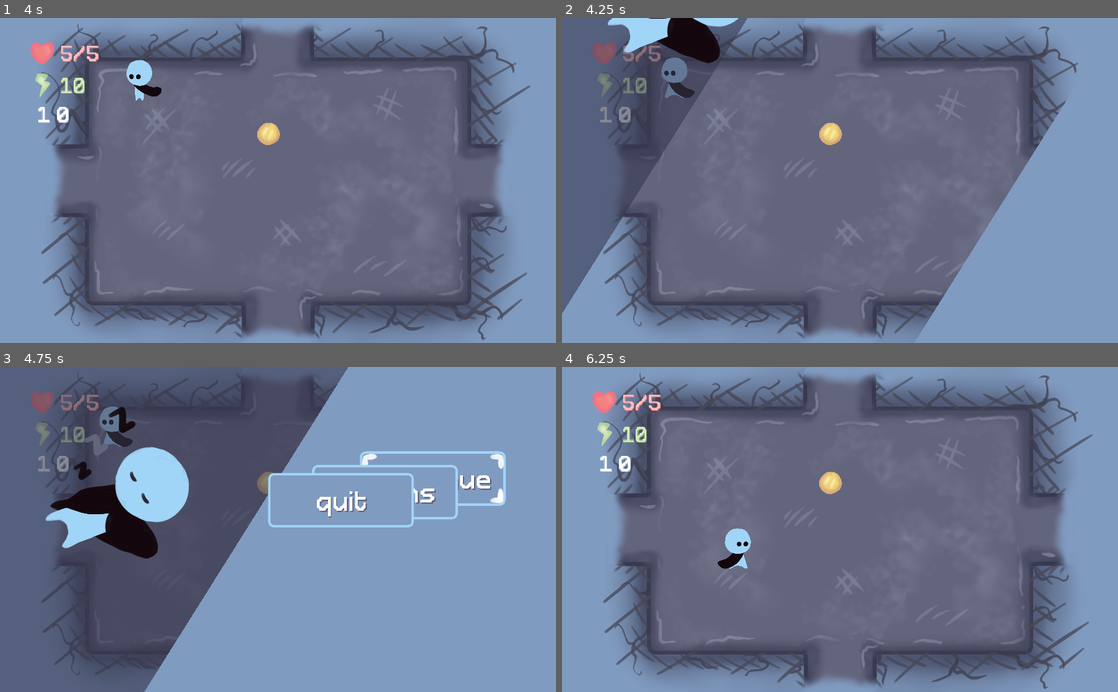
Above: before the commit, frames 1-4 (two rows, left to right).
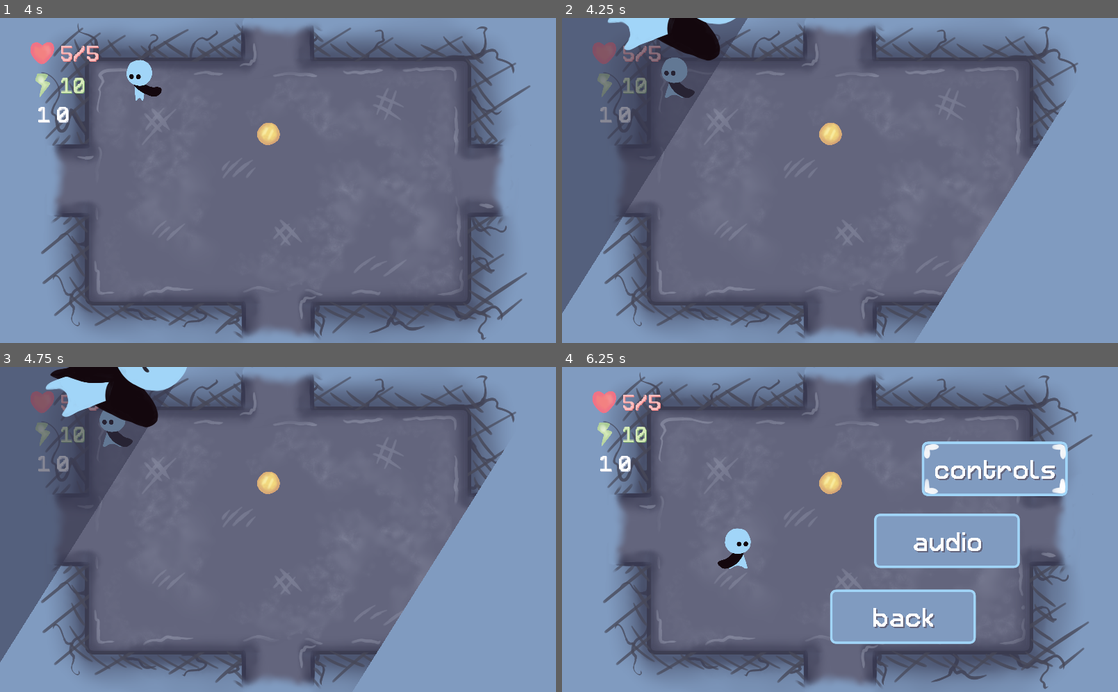
Above: after the commit, the same moments.

Repository: bucketfish/box-arena
Game: Godot game, scene res://base.tscn
Two runs of this game, one before a commit and one after it. Both use one fixed random seed, a clock stepped at 60 frames per second and the inputs below.
Inputs:
- Up to frame 1 (4 s): hold Right (right) 0.53-1.28 s; tap X (attack) at 0.6, 2.1, 3.6 s; hold Down (down) 1.28-2.03 s; tap Z (pickup) at 1.35, 2.85 s; tap Enter at 2 s; hold Right (right) 2.03-2.78 s; hold Up (ui_up) 2.78-3.53 s; hold Left (left) from 3.53 s (still down)
- Up to frame 2 (4.25 s): keep holding Left (left); tap Escape (pause) at 4.15 s
- Up to frame 3 (4.75 s): keep holding Left (left); tap Z (pickup) at 4.35 s
- Up to frame 4 (6.25 s): release Left (left) at 5.03 s; hold Down (down) 5.03-5.78 s; tap X (attack) at 5.1 s; hold Right (right) from 5.78 s (still down); tap Z (pickup) at 5.85 s

Frame 1 is identical in both runs. In frame 2, 0.3% of the frame differs, in the area x 8-32%, y 0-14%; in frame 3, 62%, in the area x 0-93%, y 0-100%; in frame 4, 13%.

Commit message:
make pause screen EVEN better. faster

Diff:
--- a/base.tscn
+++ b/base.tscn
@@ -175,11 +175,47 @@
 "update": 0,
 "values": [ Vector2( 432, -200 ) ]
 }
+tracks/3/type = "value"
+tracks/3/path = NodePath("options/controls:rect_position")
+tracks/3/interp = 1
+tracks/3/loop_wrap = true
+tracks/3/imported = false
+tracks/3/enabled = true
+tracks/3/keys = {
+"times": PoolRealArray( 0 ),
+"transitions": PoolRealArray( 1 ),
+"update": 0,
+"values": [ Vector2( 657, -200 ) ]
+}
+tracks/4/type = "value"
+tracks/4/path = NodePath("options/audio:rect_position")
+tracks/4/interp = 1
+tracks/4/loop_wrap = true
+tracks/4/imported = false
+tracks/4/enabled = true
+tracks/4/keys = {
+"times": PoolRealArray( 0 ),
+"transitions": PoolRealArray( 1 ),
+"update": 0,
+"values": [ Vector2( 569, -200 ) ]
+}
+tracks/5/type = "value"
+tracks/5/path = NodePath("options/back:rect_position")
+tracks/5/interp = 1
+tracks/5/loop_wrap = true
+tracks/5/imported = false
+tracks/5/enabled = true
+tracks/5/keys = {
+"times": PoolRealArray( 0 ),
+"transitions": PoolRealArray( 1 ),
+"update": 0,
+"values": [ Vector2( 488, -200 ) ]
+}
 
 [sub_resource type="Animation" id=20]
 resource_name = "main"
-length = 0.4
-step = 0.05
+length = 0.25
+step = 0.025
 tracks/0/type = "value"
 tracks/0/path = NodePath("main/continue:rect_position")
 tracks/0/interp = 1
@@ -187,7 +223,7 @@
 tracks/0/imported = false
 tracks/0/enabled = true
 tracks/0/keys = {
-"times": PoolRealArray( 0, 0.2, 0.3 ),
+"times": PoolRealArray( 0, 0.125, 0.2 ),
 "transitions": PoolRealArray( 1, 1, 1 ),
 "update": 0,
 "values": [ Vector2( 657, -200 ), Vector2( 657, 150 ), Vector2( 657, 132 ) ]
@@ -199,7 +235,7 @@
 tracks/1/imported = false
 tracks/1/enabled = true
 tracks/1/keys = {
-"times": PoolRealArray( 0, 0.05, 0.25, 0.35 ),
+"times": PoolRealArray( 0, 0.05, 0.15, 0.225 ),
 "transitions": PoolRealArray( 1, 1, 1, 1 ),
 "update": 0,
 "values": [ Vector2( 569, -200 ), Vector2( 569, -200 ), Vector2( 569, 300 ), Vector2( 569, 265 ) ]
@@ -211,7 +247,7 @@
 tracks/2/imported = false
 tracks/2/enabled = true
 tracks/2/keys = {
-"times": PoolRealArray( 0, 0.05, 0.3, 0.4 ),
+"times": PoolRealArray( 0, 0.05, 0.175, 0.25 ),
 "transitions": PoolRealArray( 1, 1, 1, 1 ),
 "update": 0,
 "values": [ Vector2( 488, -200 ), Vector2( 488, -200 ), Vector2( 488, 450 ), Vector2( 488, 405 ) ]
@@ -233,8 +269,8 @@
 
 [sub_resource type="Animation" id=25]
 resource_name = "options"
-length = 0.4
-step = 0.05
+length = 0.25
+step = 0.025
 tracks/0/type = "value"
 tracks/0/path = NodePath("options/controls:rect_position")
 tracks/0/interp = 1
@@ -242,7 +278,7 @@
 tracks/0/imported = false
 tracks/0/enabled = true
 tracks/0/keys = {
-"times": PoolRealArray( 0, 0.2, 0.3 ),
+"times": PoolRealArray( 0, 0.125, 0.2 ),
 "transitions": PoolRealArray( 1, 1, 1 ),
 "update": 0,
 "values": [ Vector2( 657, -200 ), Vector2( 657, 150 ), Vector2( 657, 132 ) ]
@@ -254,7 +290,7 @@
 tracks/1/imported = false
 tracks/1/enabled = true
 tracks/1/keys = {
-"times": PoolRealArray( 0, 0.05, 0.25, 0.35 ),
+"times": PoolRealArray( 0, 0.05, 0.15, 0.225 ),
 "transitions": PoolRealArray( 1, 1, 1, 1 ),
 "update": 0,
 "values": [ Vector2( 569, -200 ), Vector2( 569, -200 ), Vector2( 569, 300 ), Vector2( 569, 265 ) ]
@@ -266,13 +302,13 @@
 tracks/2/imported = false
 tracks/2/enabled = true
 tracks/2/keys = {
-"times": PoolRealArray( 0, 0.05, 0.3, 0.4 ),
+"times": PoolRealArray( 0, 0.05, 0.175, 0.25 ),
 "transitions": PoolRealArray( 1, 1, 1, 1 ),
 "update": 0,
 "values": [ Vector2( 488, -200 ), Vector2( 488, -200 ), Vector2( 488, 450 ), Vector2( 488, 405 ) ]
 }
 tracks/3/type = "method"
-tracks/3/path = NodePath("options/back")
+tracks/3/path = NodePath("options/controls")
 tracks/3/interp = 1
 tracks/3/loop_wrap = true
 tracks/3/imported = false
@@ -349,7 +385,7 @@
 
 [sub_resource type="Animation" id=23]
 resource_name = "pause"
-length = 0.5
+length = 0.4
 step = 0.05
 tracks/0/type = "value"
 tracks/0/path = NodePath("color:position")
@@ -382,7 +418,7 @@
 tracks/2/imported = false
 tracks/2/enabled = true
 tracks/2/keys = {
-"times": PoolRealArray( 0, 0.1, 0.261466, 0.481617 ),
+"times": PoolRealArray( 0, 0.1, 0.261466, 0.4 ),
 "transitions": PoolRealArray( 1, 1, 1, 1 ),
 "update": 0,
 "values": [ -0.5, -0.5, 0.05, 0.0 ]
@@ -406,13 +442,13 @@
 tracks/4/imported = false
 tracks/4/enabled = true
 tracks/4/keys = {
-"clips": PoolStringArray( "main" ),
-"times": PoolRealArray( 0.1 )
+"clips": PoolStringArray( "RESET", "main" ),
+"times": PoolRealArray( 0, 0.1 )
 }
 
 [sub_resource type="Animation" id=24]
 resource_name = "unpause"
-length = 0.5
+length = 0.4
 step = 0.05
 tracks/0/type = "value"
 tracks/0/path = NodePath("color:position")
@@ -421,7 +457,7 @@
 tracks/0/imported = false
 tracks/0/enabled = true
 tracks/0/keys = {
-"times": PoolRealArray( 0.35, 0.5 ),
+"times": PoolRealArray( 0.25, 0.4 ),
 "transitions": PoolRealArray( 1, 1 ),
 "update": 0,
 "values": [ Vector2( 401, -18 ), Vector2( 1263, -18 ) ]
@@ -433,7 +469,7 @@
 tracks/1/imported = false
 tracks/1/enabled = true
 tracks/1/keys = {
-"times": PoolRealArray( 0.35, 0.5 ),
+"times": PoolRealArray( 0.25, 0.4 ),
 "transitions": PoolRealArray( 1, 1 ),
 "update": 0,
 "values": [ Vector2( -755, -18 ), Vector2( -1429, -18 ) ]
@@ -445,7 +481,7 @@
 tracks/2/imported = false
 tracks/2/enabled = true
 tracks/2/keys = {
-"times": PoolRealArray( 0.1, 0.2, 0.4, 0.5 ),
+"times": PoolRealArray( 0, 0.1, 0.3, 0.4 ),
 "transitions": PoolRealArray( 1, 1, 1, 1 ),
 "update": 0,
 "values": [ 0.0, 0.05, -0.5, -0.5 ]
@@ -457,7 +493,7 @@
 tracks/3/imported = false
 tracks/3/enabled = true
 tracks/3/keys = {
-"times": PoolRealArray( 0.2, 0.25, 0.5 ),
+"times": PoolRealArray( 0.1, 0.15, 0.4 ),
 "transitions": PoolRealArray( 1, 1, 1 ),
 "update": 0,
 "values": [ Vector2( 221, 346 ), Vector2( 221, 380 ), Vector2( 221, -252 ) ]
@@ -469,11 +505,14 @@
 tracks/4/imported = false
 tracks/4/enabled = true
 tracks/4/keys = {
-"times": PoolRealArray( 0.1 ),
-"transitions": PoolRealArray( 1 ),
+"times": PoolRealArray( 0, 0.4 ),
+"transitions": PoolRealArray( 1, 1 ),
 "values": [ {
 "args": [ "main", -1 ],
 "method": "play_backwards"
+}, {
+"args": [ "RESET", -1, 1.0, false ],
+"method": "play"
 } ]
 }
 tracks/5/type = "method"
@@ -483,7 +522,7 @@
 tracks/5/imported = false
 tracks/5/enabled = true
 tracks/5/keys = {
-"times": PoolRealArray( 0.5 ),
+"times": PoolRealArray( 0.4 ),
 "transitions": PoolRealArray( 1 ),
 "values": [ {
 "args": [ false ],
@@ -494,6 +533,38 @@
 [sub_resource type="DynamicFont" id=21]
 size = 80
 font_data = ExtResource( 10 )
+
+[sub_resource type="Animation" id=26]
+length = 0.001
+tracks/0/type = "value"
+tracks/0/path = NodePath("Sleep:offset")
+tracks/0/interp = 1
+tracks/0/loop_wrap = true
+tracks/0/imported = false
+tracks/0/enabled = true
+tracks/0/keys = {
+"times": PoolRealArray( 0 ),
+"transitions": PoolRealArray( 1 ),
+"update": 0,
+"values": [ Vector2( 0, -50 ) ]
+}
+
+[sub_resource type="Animation" id=27]
+resource_name = "bounce"
+length = 1.6
+loop = true
+tracks/0/type = "value"
+tracks/0/path = NodePath("Sleep:offset")
+tracks/0/interp = 1
+tracks/0/loop_wrap = true
+tracks/0/imported = false
+tracks/0/enabled = true
+tracks/0/keys = {
+"times": PoolRealArray( 0, 0.8 ),
+"transitions": PoolRealArray( 1, 1 ),
+"update": 0,
+"values": [ Vector2( 0, 20 ), Vector2( 0, -20 ) ]
+}
 
 [sub_resource type="Animation" id=1]
 length = 0.001
@@ -1145,7 +1216,7 @@
 margin_left = 432.0
 margin_top = -200.0
 margin_right = 992.0
-margin_bottom = 24.0001
+margin_bottom = 24.0
 focus_neighbour_top = NodePath("../options")
 focus_neighbour_bottom = NodePath("../continue")
 button_text = "quit"
@@ -1189,6 +1260,12 @@
 position = Vector2( 221, -252 )
 scale = Vector2( 0.6, 0.6 )
 texture = ExtResource( 20 )
+offset = Vector2( 0, -50 )
+
+[node name="sleepbounce" type="AnimationPlayer" parent="gui/pause"]
+autoplay = "bounce"
+anims/RESET = SubResource( 26 )
+anims/bounce = SubResource( 27 )
 
 [node name="fade" type="CanvasLayer" parent="."]
 
--- a/data.gd
+++ b/data.gd
@@ -15,7 +15,7 @@
 	'9':['silver katana', 'diamond hoe', 'golden carrot'],
 		}
 
-const itemsorder = ["healing drop", "health pot", "health po …(339 unchanged characters)… on rapier", "silver katana", "diamond how", "ruby scythe", "emerald greatsword",  …(69 unchanged characters)…
+const itemsorder = ["healing drop", "health pot", "health po …(339 unchanged characters)… on rapier", "silver katana", "diamond hoe", "ruby scythe", "emerald greatsword",  …(69 unchanged characters)…
 
 var items = {
 	#level 1 itms
--- a/gui/pause.gd
+++ b/gui/pause.gd
@@ -17,6 +17,7 @@
 # Called when the node enters the scene tree for the first time.
 func _ready():
 	backanim.play("RESET")
+	anim.play("RESET")
 
 
 
@@ -56,7 +57,8 @@
 
 
 func _on_goto_screen(scenename):
-	anim.play_backwards(curscreen)
-	yield(anim, "animation_finished")
+	if curscreen != "none":
+		anim.play_backwards(curscreen)
+		yield(anim, "animation_finished")
 	anim.play(scenename)
 	curscreen = scenename
--- a/persistent.gd
+++ b/persistent.gd
@@ -24,7 +24,7 @@
 				Vector2(-10, -10): {'name': 'puffpuffiepuff', 'alive': true}}
 var seenbosses = []
 
-var carrying = [] setget sort_inv
+var carrying = ['diamond hoe'] setget sort_inv
 
 var health = 5
 var energy = 10
Not shown: 1 places in base.tscn that only renumber resources
